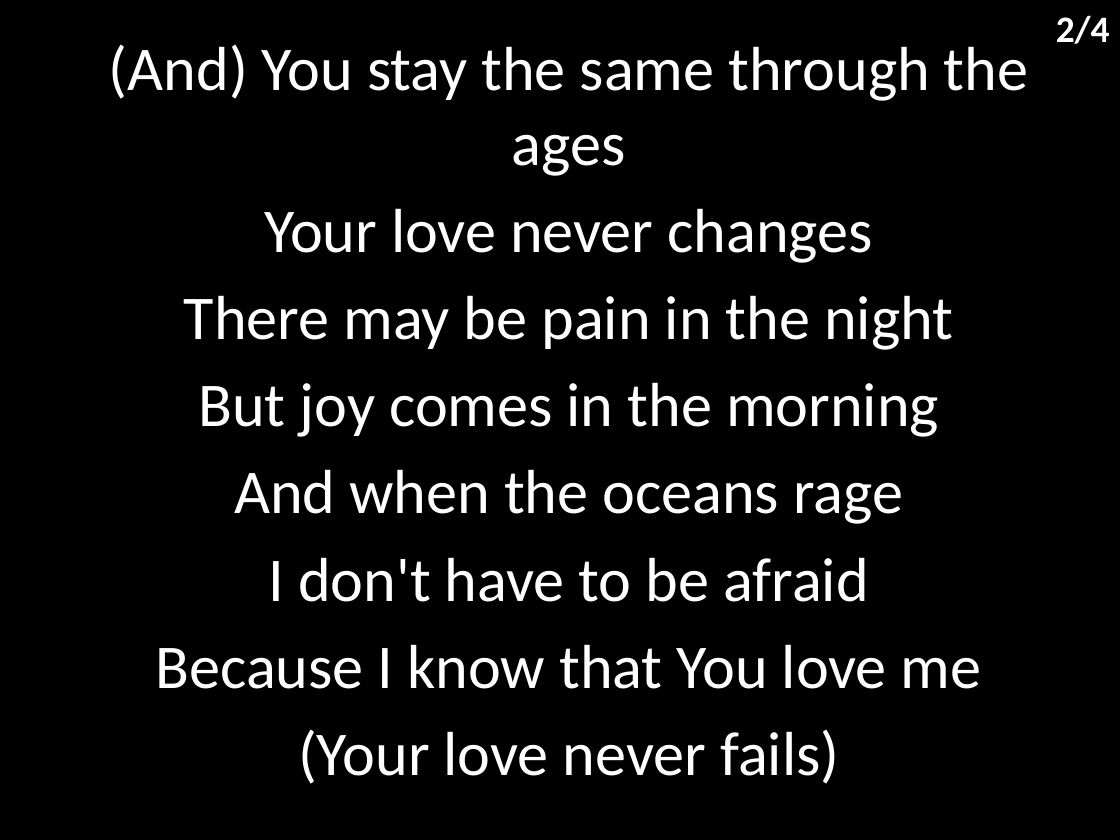
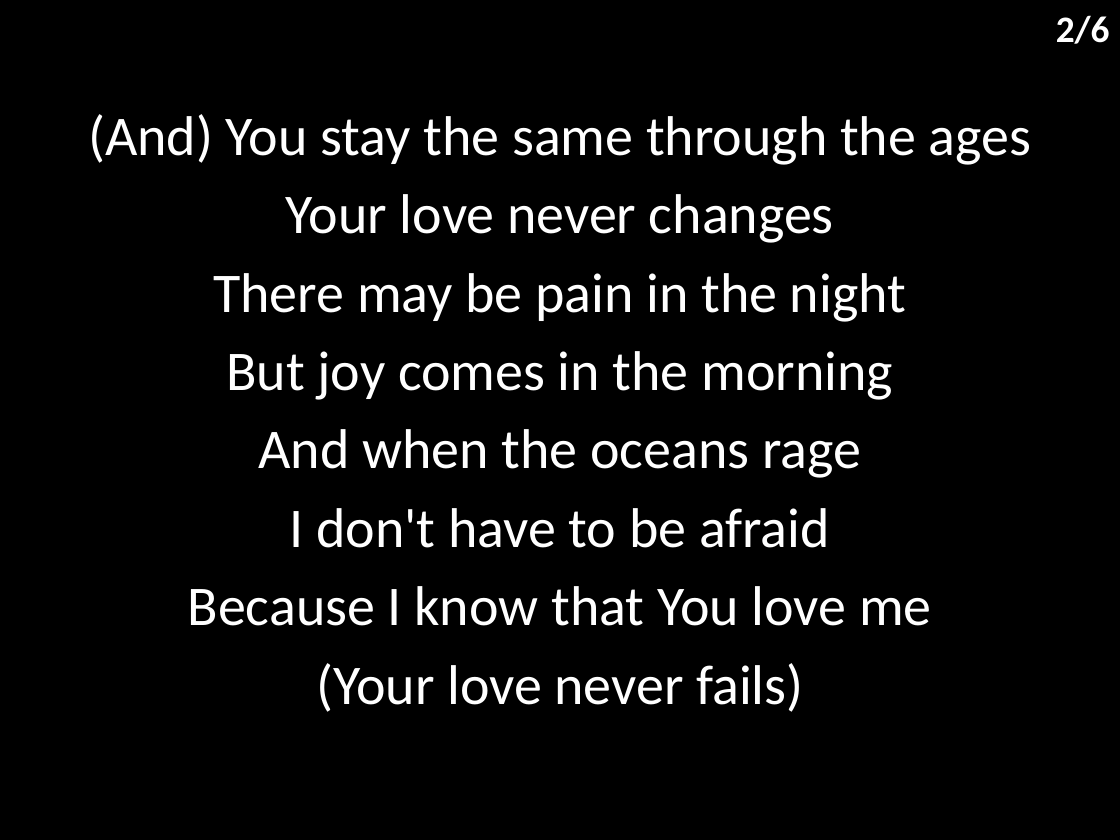
Before and after one commit to hoo-are-ya/worship, a slide deck: slide 3 of docs/songs/your love never fails.pptx. Drawn at 1120x840 pixels with LibreOffice and Linux fonts; fonts in the diff are those of the drawing. Boxes give left, top, right and bottom in pixels: in the first picture for what was removed or moved away, otherwise in the second. Text is boxed around its words. In the diff, an @@ line names an element or a change of style, - is before the commit and + after.

```diff
--- a/docs/songs/your love never fails.pptx
+++ b/docs/songs/your love never fails.pptx
@@ text at <box>1056,15,1110,44</box>: text changed @@
-2/4
+2/6
@@ subtitle "(And) You stay the same ...": place and size @@
-subtitle "(And) You stay the same ..." at <box>109,44,1028,784</box>
+subtitle "(And) You stay the same ..." at <box>88,114,1031,712</box>
@@ subtitle "(And) You stay the same ..." at <box>88,114,1031,712</box>: size 40 to 36 pt @@
```
Also in this commit, not shown: 3 other slides changed, 2 slides added, 2 other files.
